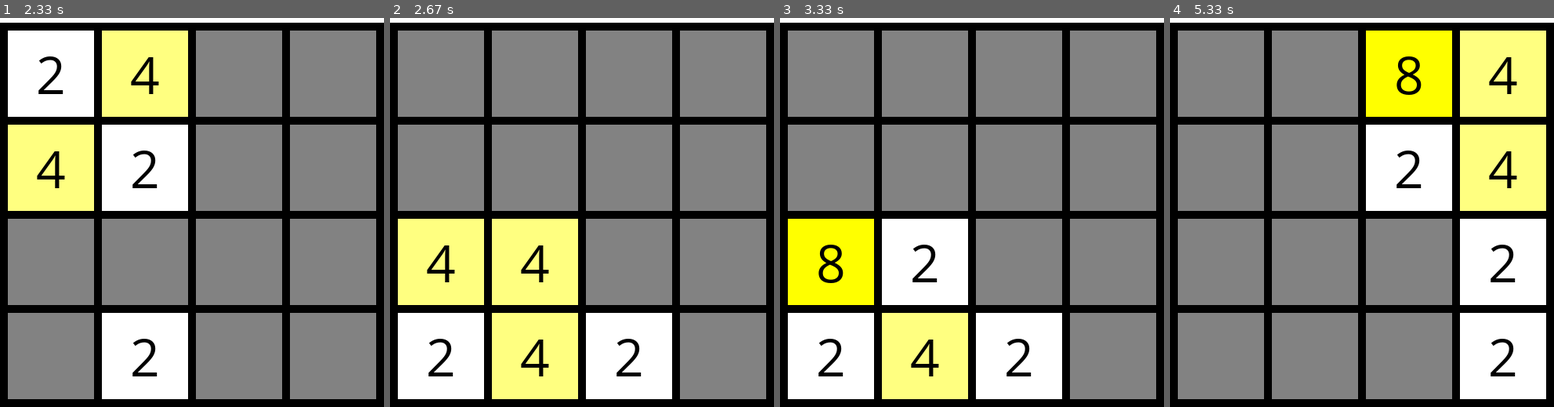
Above: before the commit, frames 1-4 (left to right).
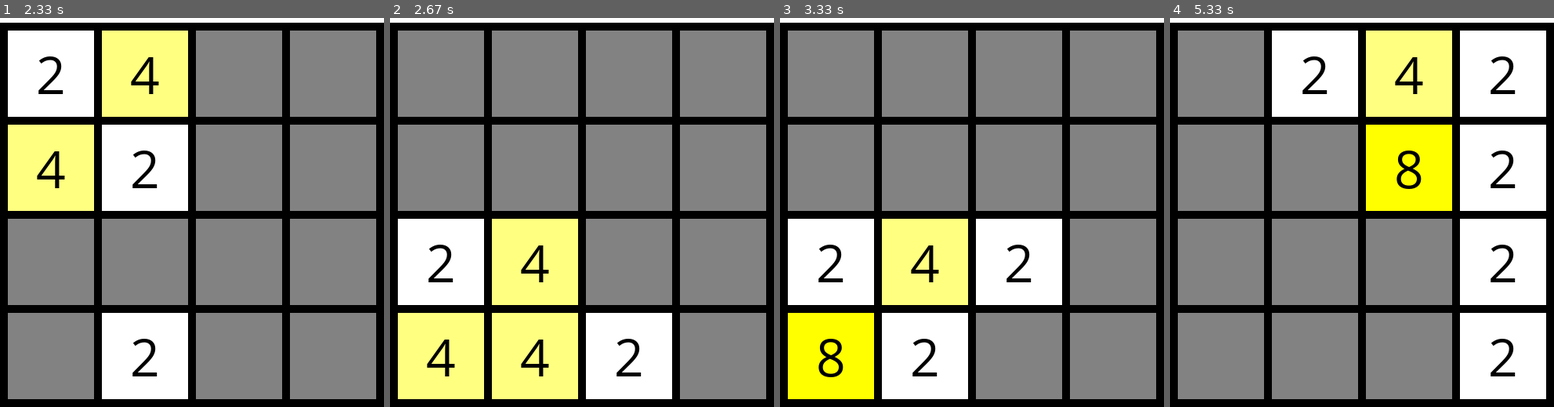
Above: after the commit, the same moments.

Repository: Roman-Blokhin/Python
Game: pygame game, started from my_code/game_2048/main.py
Same seed, same stepped clock (60 frames per second), same inputs: the game is played once before the commit and once after it.
Inputs:
- Up to frame 1 (2.33 s): hold Right 0.33-0.8 s; hold Up 0.83-1.13 s; hold Right 1.17-1.72 s; hold Left from 1.75 s (still down)
- Up to frame 2 (2.67 s): release Left at 2.42 s; hold Down from 2.45 s (still down)
- Up to frame 3 (3.33 s): release Down at 3.27 s; hold Left from 3.3 s (still down)
- Up to frame 4 (5.33 s): release Left at 4.22 s; hold Up 4.25-5.25 s; hold Right from 5.28 s (still down)

Frame 1 is identical in both runs. In frame 2, 9.9% of the frame differs, in the area x 2-25%, y 51-98%; in frame 3, 30%, in the area x 2-74%, y 51-98%; in frame 4, 25%.

Commit message:
6. Pygame. 2048. Функция для движения вниз доработана. В словарь цветов добавил новый цвет

Diff:
--- a/my_code/game_2048/logics.py
+++ b/my_code/game_2048/logics.py
@@ -59,11 +59,13 @@
             row.append(0)  # 18.5 добавляем нули в конец списка
     for i in range(4):  # 18.6 пробегаемся по строкам
         for j in range(3):  # 18.7 пробегаемся по столбцам, кроме последнего
-            if mas[i][j] == mas[i][j+1] and mas[i][j] != 0:  # 18.8 если индекс массива = соседнему индексу и не равен 0
+            if mas[i][j] == mas[i][j + 1] and mas[i][
+                j] != 0:  # 18.8 если индекс массива = соседнему индексу и не равен 0
                 mas[i][j] *= 2  # 18.9 умножаем число по индексу на 2
-                mas[i].pop(j+1)  # 18.10 удаляем соседний индекс
+                mas[i].pop(j + 1)  # 18.10 удаляем соседний индекс
                 mas[i].append(0)  # 18.11 добавляем 0 в конец списка
     return mas
+
 
 # 20. движение массива вправо и схлопывание в нем чисел
 def move_right(mas):
@@ -74,11 +76,12 @@
             row.insert(0, 0)  # 20.1 нули вставляем в начало - индекс и значение
     for i in range(4):
         for j in range(3, 0, -1):  # 20.2 обходим колонки справа налево с шагом -1
-            if mas[i][j] == mas[i][j-1] and mas[i][j] != 0:  # 20.3 если индекс массива = соседу слева
+            if mas[i][j] == mas[i][j - 1] and mas[i][j] != 0:  # 20.3 если индекс массива = соседу слева
                 mas[i][j] *= 2
-                mas[i].pop(j-1)  # 20.4 удаляем соседа слева
+                mas[i].pop(j - 1)  # 20.4 удаляем соседа слева
                 mas[i].insert(0, 0)  # 20.5 нули вставляем в начало - индекс и значение
     return mas
+
 
 # 22. движение массива вверх и схлопывание в нем чисел
 def move_up(mas):
@@ -90,27 +93,28 @@
         while len(column) != 4:  # 22.6 пока длина списка не равна 4
             column.append(0)  # 22.7 добавляем в него нули
         for i in range(3):  # 22.8 пробегаемся по элементам
-            if column[i] == column[i+1] and column[i] != 0:  # 22.9 если соседние элементы равны и текущий не = 0
-                column[i]*=2  # 22.10 они схлопываются
-                column.pop(i+1)  # 22.11 удаляем второй элемент
+            if column[i] == column[i + 1] and column[i] != 0:  # 22.9 если соседние элементы равны и текущий не = 0
+                column[i] *= 2  # 22.10 они схлопываются
+                column.pop(i + 1)  # 22.11 удаляем второй элемент
                 column.append(0)  # 22.12 добавляем вместо него 0
         for i in range(4):  # 22.13 обходим наши элементы
             mas[i][j] = column[i]  # 22.14 по индексу сохраняем номер элемента в колонке в массив
     return mas
 
+
 def move_down(mas):
-    for j in range(4):  # 22.1 сначала мы обходим колонки
-        column = []  # 22.2 создаем побочный список, куда будем добавлять числа(одномерный массив)
-        for i in range(4):  # 22.3 проходимся по рядам
-            if mas[i][j] != 0:  # 22.4 если в ряду и колонке хранится не нулевой элемент
-                column.insert(0, mas[i][j])  # 22.5 то мы помещаем его в наш список
-        while len(column) != 4:  # 22.6 пока длина списка не равна 4
-            column.insert(0, 0)  # 22.7 добавляем в него нули
-        for i in range(3, 0, -1):  # 22.8 пробегаемся по элементам
-            if column[i] == column[i-1] and column[i] != 0:  # 22.9 если соседние элементы равны и текущий не = 0
-                column[i]*=2  # 22.10 они схлопываются
-                column.pop(i-1)  # 22.11 удаляем второй элемент
-                column.insert(0, 0)  # 22.12 добавляем вместо него 0
-        for i in range(4):  # 22.13 обходим наши элементы
-            mas[i][j] = column[i]  # 22.14 по индексу сохраняем номер элемента в колонке в массив
+    for j in range(4):
+        column = []
+        for i in range(4):
+            if mas[i][j] != 0:
+                column.append(mas[i][j])
+        while len(column) != 4:
+            column.insert(0, 0)
+        for i in range(3, 0, -1):
+            if column[i] == column[i - 1] and column[i] != 0:
+                column[i] *= 2
+                column.pop(i - 1)
+                column.insert(0, 0)
+        for i in range(4):
+            mas[i][j] = column[i]
     return mas
--- a/my_code/game_2048/main.py
+++ b/my_code/game_2048/main.py
@@ -44,6 +44,12 @@
     4: (255, 255, 128),
     8: (255, 255, 0),
     16: (255, 128, 0),
+    32: (255, 0, 128),
+    64: (255, 0, 0),
+    256: (128, 128, 255),
+    512: (155, 128, 128),
+    1024: (0, 128, 255),
+    2048: (0, 128, 0),
 }
 
 # 10. прописываем константы и переменные
